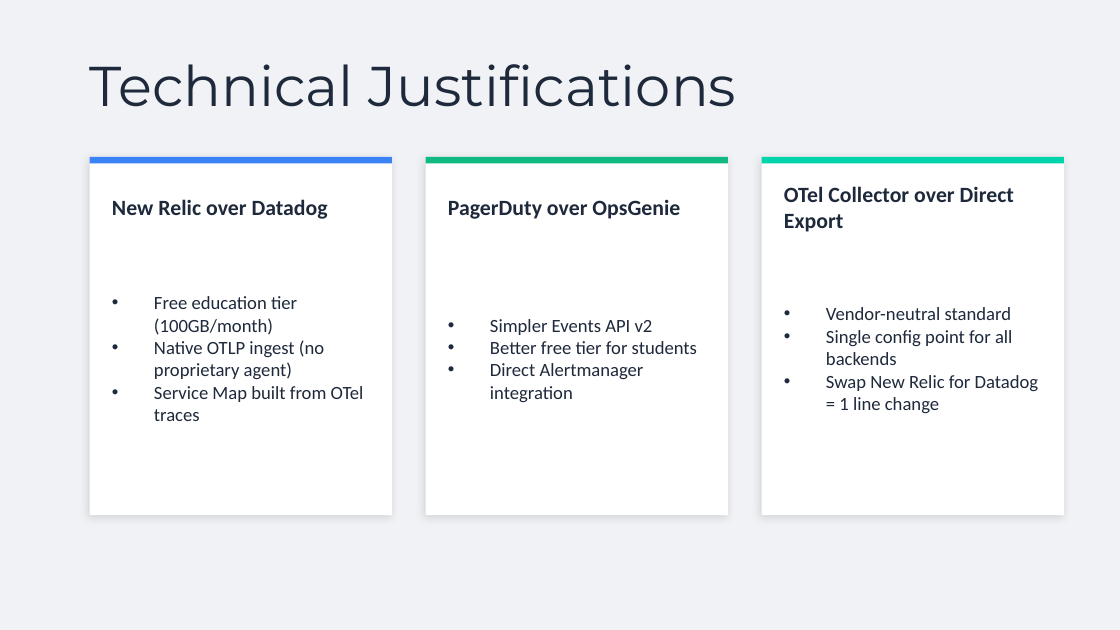
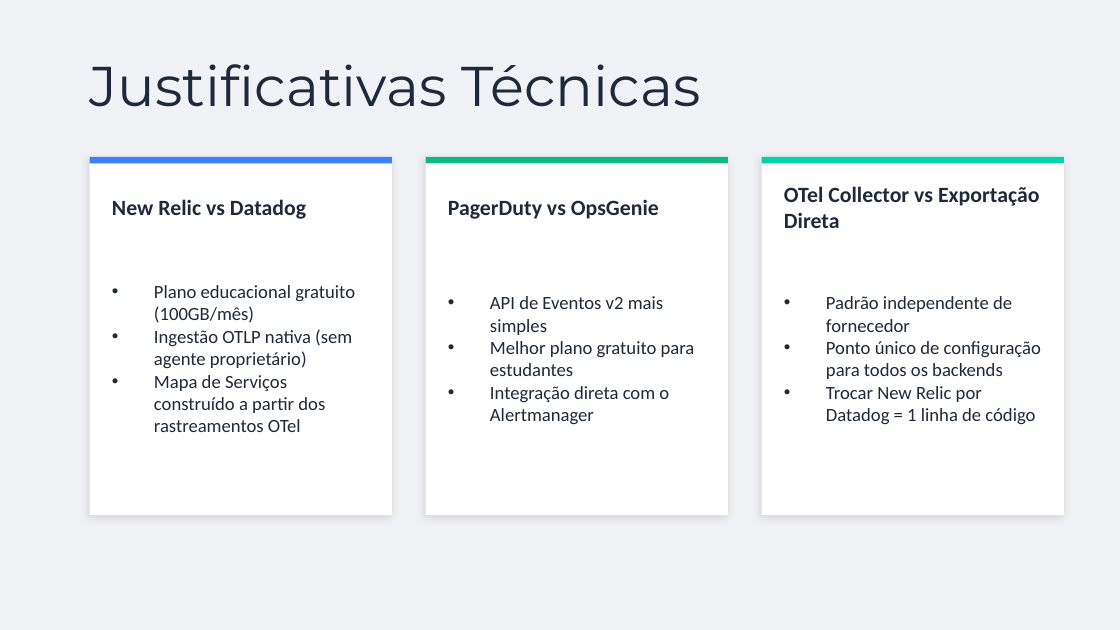
Before and after one commit to rivachef/TC4-ToggleMaster, a slide deck: slide 10 of docs/ToggleMaster-Phase4-Presentation.pptx. Drawn at 1120x630 pixels with LibreOffice and Linux fonts; fonts in the diff are those of the drawing. Boxes give left, top, right and bottom in pixels: in the first picture for what was removed or moved away, otherwise in the second. Text is boxed around its words. In the diff, an @@ line names an element or a change of style, - is before the commit and + after.

```diff
--- a/docs/ToggleMaster-Phase4-Presentation.pptx
+++ b/docs/ToggleMaster-Phase4-Presentation.pptx
@@ text at [90, 64, 700, 107]: text changed @@
-Technical Justifications
+Justificativas Técnicas
@@ text at [112, 199, 306, 219]: text changed @@
-New Relic over Datadog
+New Relic vs Datadog
@@ text at [448, 199, 659, 219]: text changed @@
-PagerDuty over OpsGenie
+PagerDuty vs OpsGenie
@@ text at [784, 186, 1039, 228]: text changed @@
-OTel Collector over Direct Export
+OTel Collector vs Exportação Direta
@@ text at [154, 285, 355, 432]: text changed @@
-• Free education tier (100GB/month)
-• Native OTLP ingest (no proprietary agent)
-• Service Map built from OTel traces
+• Plano educacional gratuito (100GB/mês)
+• Ingestão OTLP nativa (sem agente proprietário)
+• Mapa de Serviços construído a partir dos rastreamentos OTel
@@ text at [490, 296, 695, 424]: text changed @@
-• Simpler Events API v2
-• Better free tier for students
-• Direct Alertmanager integration
+• API de Eventos v2 mais simples
+• Melhor plano gratuito para estudantes
+• Integração direta com o Alertmanager
@@ text at [826, 296, 1041, 424]: text changed @@
-• Vendor-neutral standard
-• Single config point for all backends
-• Swap New Relic for Datadog = 1 line change
+• Padrão independente de fornecedor
+• Ponto único de configuração para todos os backends
+• Trocar New Relic por Datadog = 1 linha de código
```
Also in this commit, not shown: 12 other slides changed, 1 other file.
